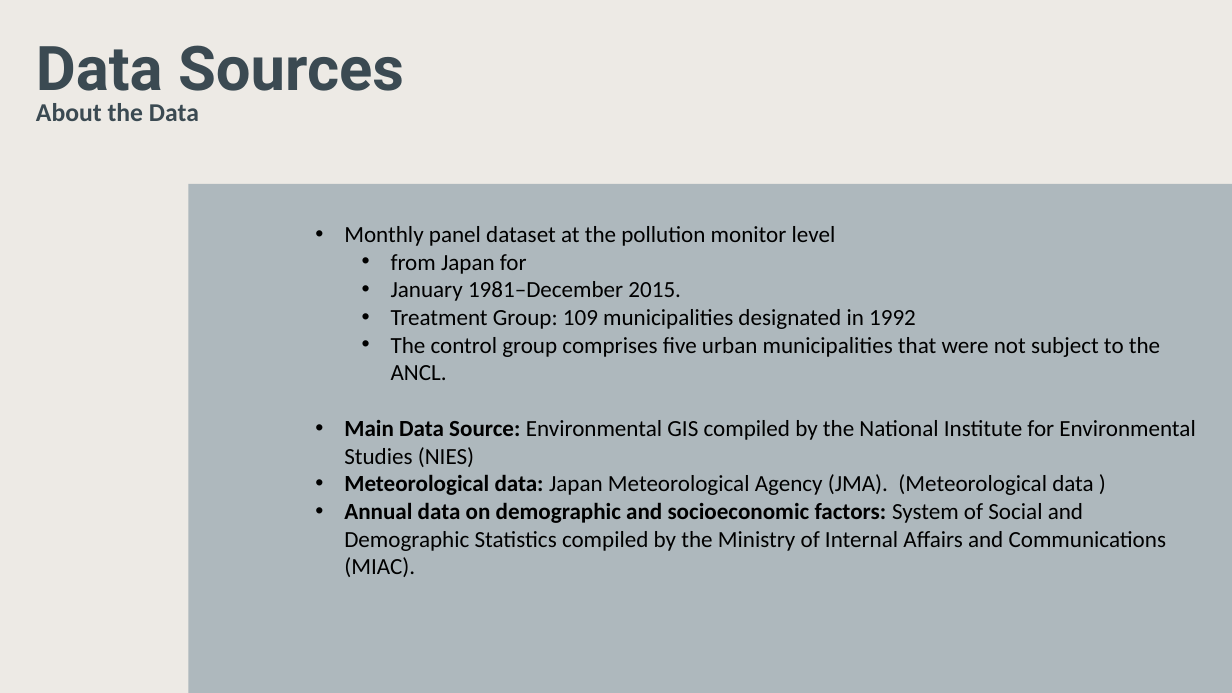
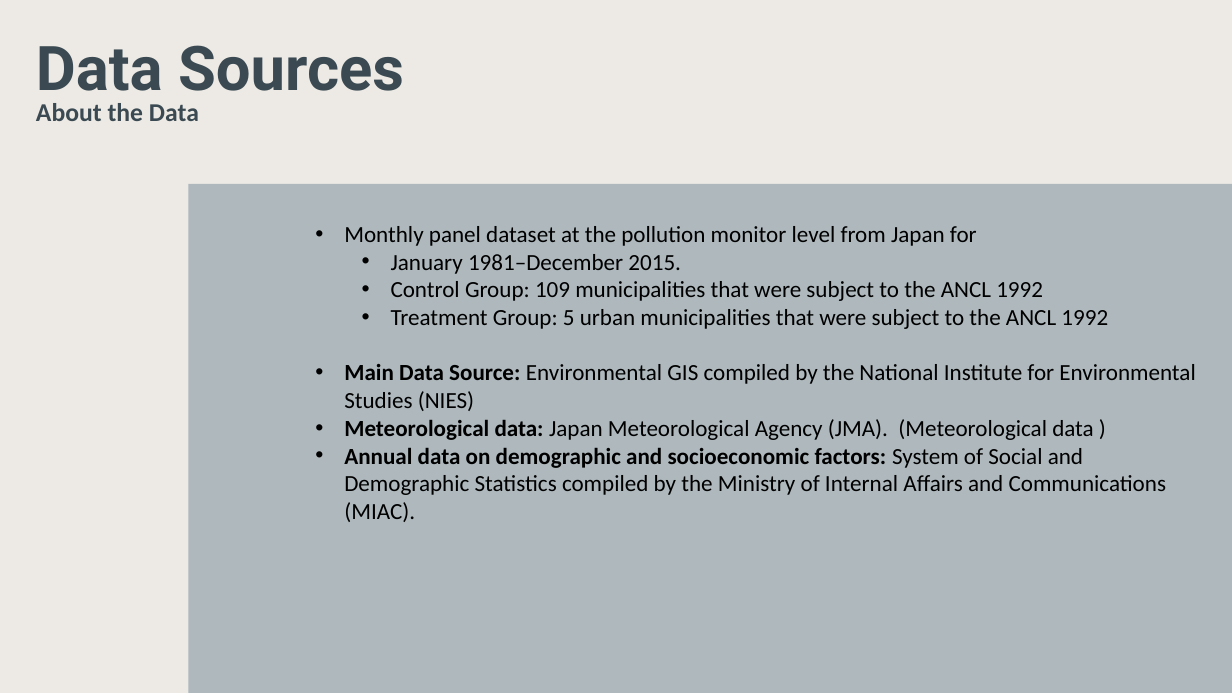
Before and after one commit to lemonhead94/urban_air_quality_jp, a slide deck: slide 4 of Studer_Koch_Urban_air_quality.pptx. Drawn at 1232x693 pixels with LibreOffice and Linux fonts; fonts in the diff are those of the drawing. Boxes give left, top, right and bottom in pixels: in the first picture for what was removed or moved away, otherwise in the second. Text is boxed around its words. In the diff, an @@ line names an element or a change of style, - is before the commit and + after.

Commit message:
Changes Presentation

```diff
--- a/Studer_Koch_Urban_air_quality.pptx
+++ b/Studer_Koch_Urban_air_quality.pptx
@@ text at (x1=344, y1=226, x2=977, y2=246): text changed @@
-• Monthly panel dataset at the pollution monitor level
-  • from Japan for
+• Monthly panel dataset at the pollution monitor level from Japan for
@@ text at (x1=391, y1=281, x2=1108, y2=329): text changed @@
-  • Treatment Group: 109 municipalities designated in 1992
-  • The control group comprises five urban municipalities that were not subject to the ANCL.
+  • Control Group: 109 municipalities that were subject to the ANCL 1992
+  • Treatment Group: 5 urban municipalities that were subject to the ANCL 1992
```
